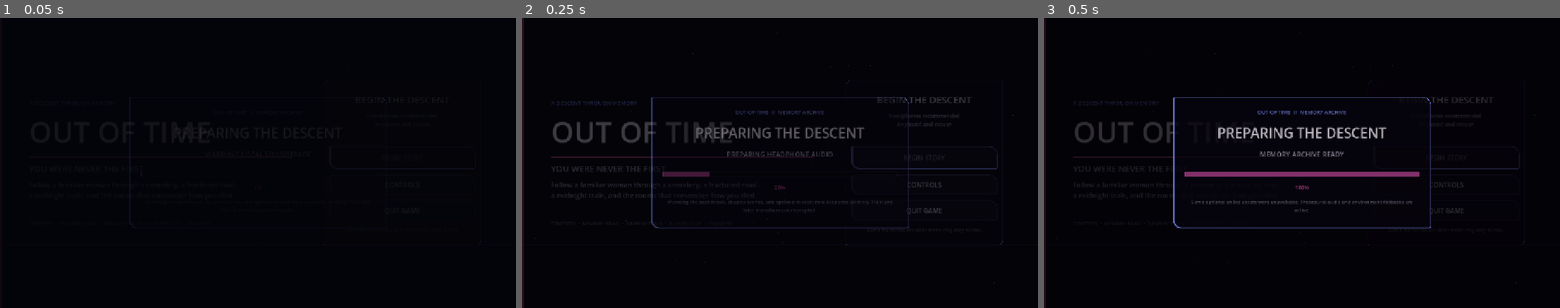
Above: before the commit, frames 1-3 (left to right).
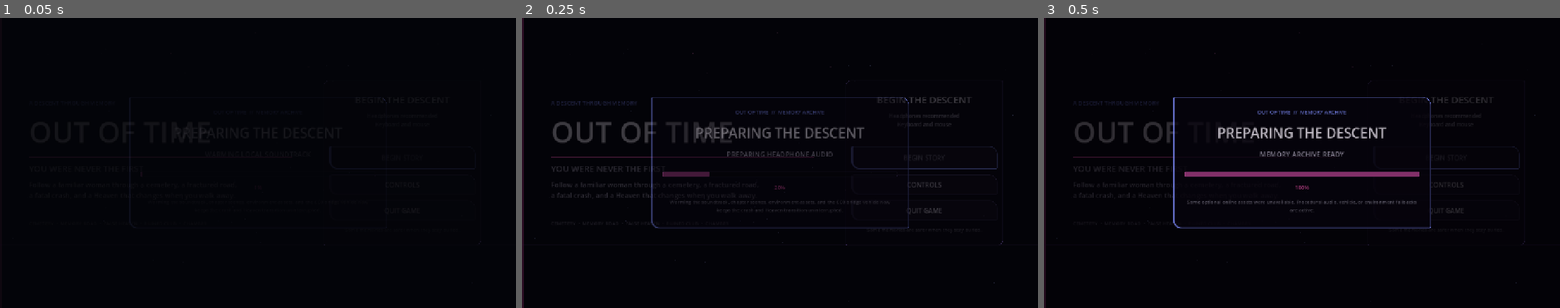
Above: after the commit, the same moments.

Repository: fuzeonspotify/outoftime
Game: Godot game, scene res://scenes/main.tscn
Same seed, same stepped clock (60 frames per second), same inputs: the game is played once before the commit and once after it.
Inputs:
- Up to frame 1 (0.05 s): no input
- Up to frame 2 (0.25 s): no input
- Up to frame 3 (0.5 s): no input

The runs differ from the first frame. In frame 2, less than 0.1% of the frame differs, in the area x 7-72%, y 60-67%; in frame 3, 0.2%, in the area x 7-73%, y 60-67%.

Commit message:
Update title flow for crash and false Heaven

Diff:
--- a/scripts/ui/main_startup.gd
+++ b/scripts/ui/main_startup.gd
@@ -38,11 +38,11 @@
 			continue
 		match label.text:
 			"Follow a familiar woman through a cemetery, a fractured memory,\na gravityless void, and the rooms that remember how you died.":
-				label.text = "Follow a familiar woman through a cemetery, a fractured road,\na midnight train, and the rooms that remember how you died."
+				label.text = "Follow a familiar woman through a cemetery, a fractured road,\na fatal crash, and a Heaven that changes when you walk away."
 			"CEMETERY  •  MEMORY BRIDGE  •  VOID  •  RUINED CLUB  •  CHAMBER":
-				label.text = "CEMETERY  •  MEMORY ROAD  •  MEMORY TRAIN  •  RUINED CLUB  •  CHAMBER"
+				label.text = "CEMETERY  •  MEMORY ROAD  •  FALSE HEAVEN  •  RUINED CLUB  •  CHAMBER"
 			"WASD\nMove\n\nSHIFT\nSprint\n\nSPACE\nJump\n\nE\nHold to interact\n\nESC\nPause":
-				label.text = "WASD\nMove\n\nSHIFT\nSprint\n\nSPACE\nJump / vault\n\nE\nInteract / confirm track\n\nESC\nPause"
+				label.text = "WASD\nMove / steer\n\nSHIFT\nSprint\n\nSPACE\nJump\n\nE\nHold to interact\n\nESC\nPause"
 
 
 func _build_startup_overlay() -> void:
@@ -109,7 +109,7 @@
 	stack.add_child(_startup_percent)
 
 	_startup_detail = UI_STYLE.make_label(
-		"Warming the soundtrack, chapter scenes, and optional models now keeps the Memory Train and later transitions uninterrupted.",
+		"Warming the soundtrack, chapter scenes, environment assets, and the CC0 bridge vehicle now keeps the crash and Heaven transition uninterrupted.",
 		12,
 		UI_STYLE.COLOR_TEXT_DIM
 	)
@@ -136,9 +136,9 @@
 	_startup_percent.text = "100%"
 	_startup_status.text = "MEMORY ARCHIVE READY"
 	if used_fallbacks:
-		_startup_detail.text = "Some optional online assets were unavailable. Procedural audio and environment fallbacks are active."
+		_startup_detail.text = "Some optional online assets were unavailable. Procedural audio, vehicle, or environment fallbacks are active."
 	else:
-		_startup_detail.text = "Soundtrack, chapter scenes, Memory Train, and environments are warmed for uninterrupted transitions."
+		_startup_detail.text = "Soundtrack, chapter scenes, the bridge vehicle, and environments are warmed for uninterrupted transitions."
 
 	await get_tree().create_timer(0.65).timeout
 	var fade_tween: Tween = create_tween()
